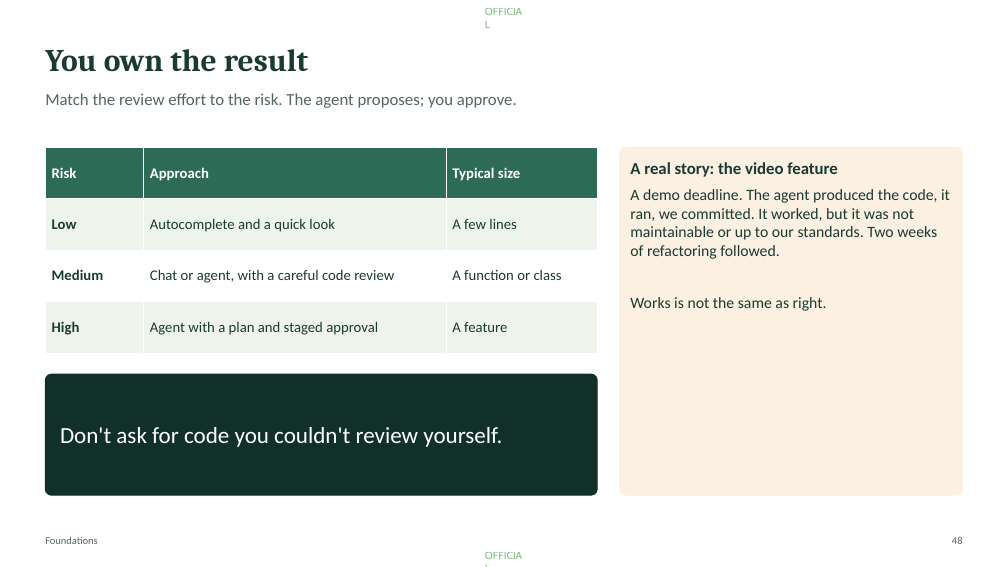
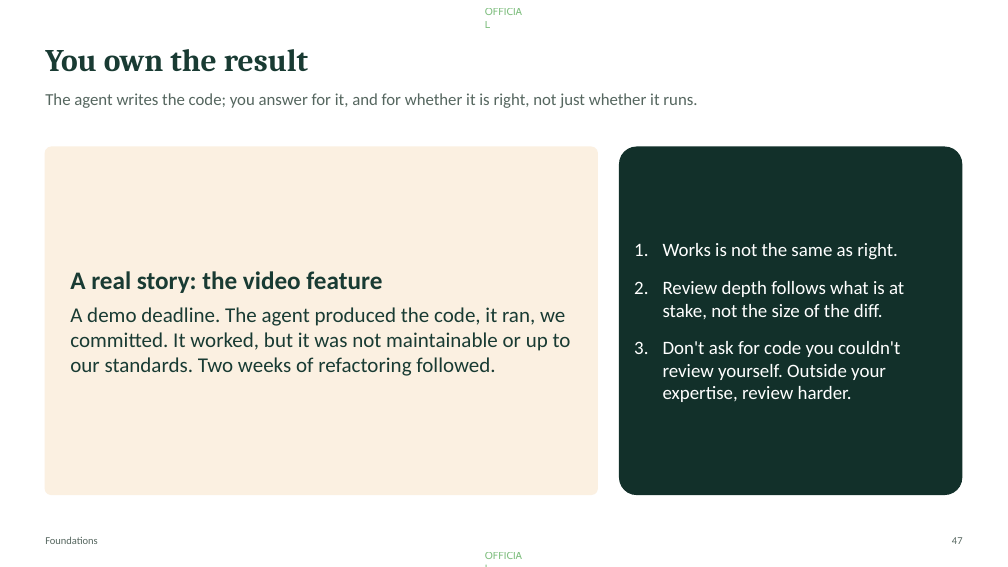
Before and after one commit to Moshe36/ai-developer-toolkit, a slide deck: slide 47 of workshop/agentic-workshop.pptx (slide 48 before the commit). Drawn at 1008x567 pixels with LibreOffice and Linux fonts; fonts in the diff are those of the drawing. Boxes give left, top, right and bottom in pixels: in the first picture for what was removed or moved away, otherwise in the second. Text is boxed around its words. In the diff, an @@ line names an element or a change of style, - is before the commit and + after.

```diff
--- a/workshop/agentic-workshop.pptx
+++ b/workshop/agentic-workshop.pptx
@@ text at (x1=45, y1=93, x2=697, y2=108): text changed @@
-Match the review effort to the risk. The agent proposes; you approve.
+The agent writes the code; you answer for it, and for whether it is right, not just whether it runs.
@@ text "A real story: the video ..." moved from (x1=630, y1=162, x2=950, y2=311) to (x1=70, y1=271, x2=571, y2=376) @@
@@ text "A real story: the video ..." at (x1=70, y1=271, x2=571, y2=376): size 16 to 24 pt in "A real story: the video feature"; size 15 to 20 pt in "A demo deadline. The agent produced the ..."; vertical alignment top to middle @@
@@ rounded rectangle resized from (x1=620, y1=147, x2=963, y2=495) to (x1=45, y1=147, x2=598, y2=495) @@
@@ table removed at (x1=45, y1=147, x2=597, y2=353), 4 rows, 3 columns @@
-Risk | Approach | Typical size
-Low | Autocomplete and a quick look | A few lines
-Medium | Chat or agent, with a careful code review | A function or class
-High | Agent with a plan and staged approval | A feature
@@ rounded rectangle resized from (x1=45, y1=374, x2=597, y2=495) to (x1=619, y1=147, x2=962, y2=495) @@
@@ text at (x1=663, y1=243, x2=904, y2=402): text changed; size 22 to 18 pt @@
-Don't ask for code you couldn't review yourself.
+1. Works is not the same as right.
+2. Review depth follows what is at stake, not the size of the diff.
+3. Don't ask for code you couldn't review yourself. Outside your expertise, review harder.
@@ text at (x1=630, y1=297, x2=827, y2=311): paragraph removed @@
-Works is not the same as right.
@@ page number at (x1=952, y1=537, x2=963, y2=544): text changed @@
-48
+47
```
Also in this commit, not shown: 9 other slides changed, 17 slides added, 1 other file.
